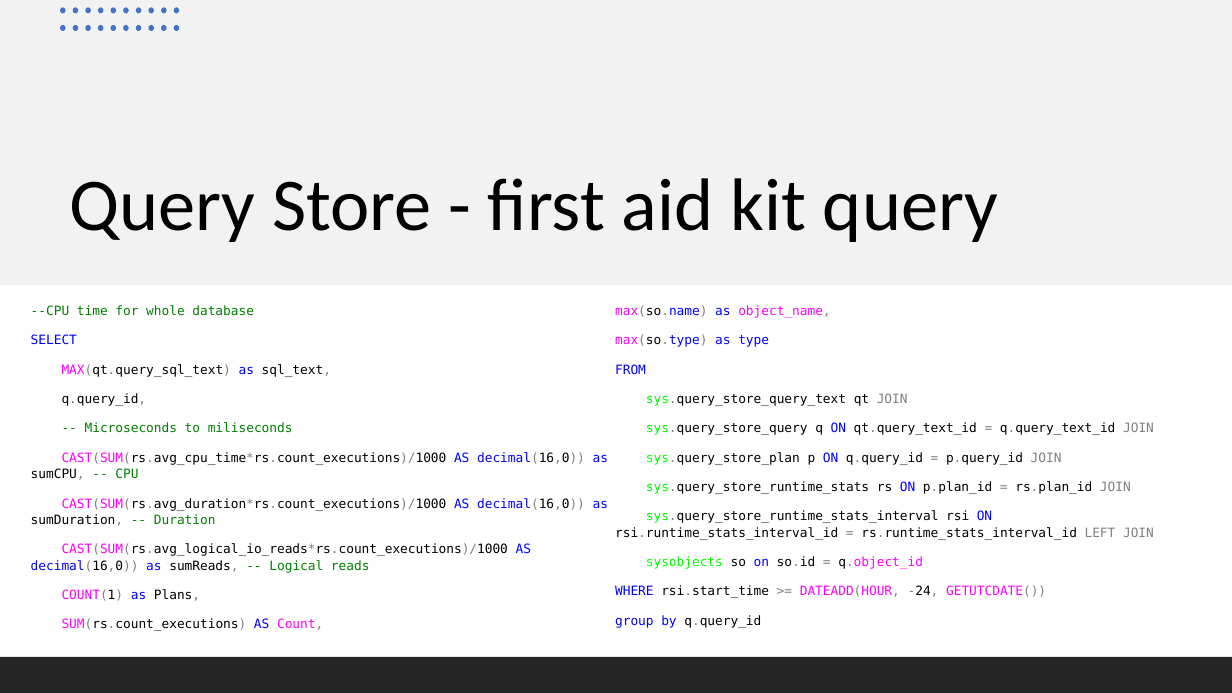
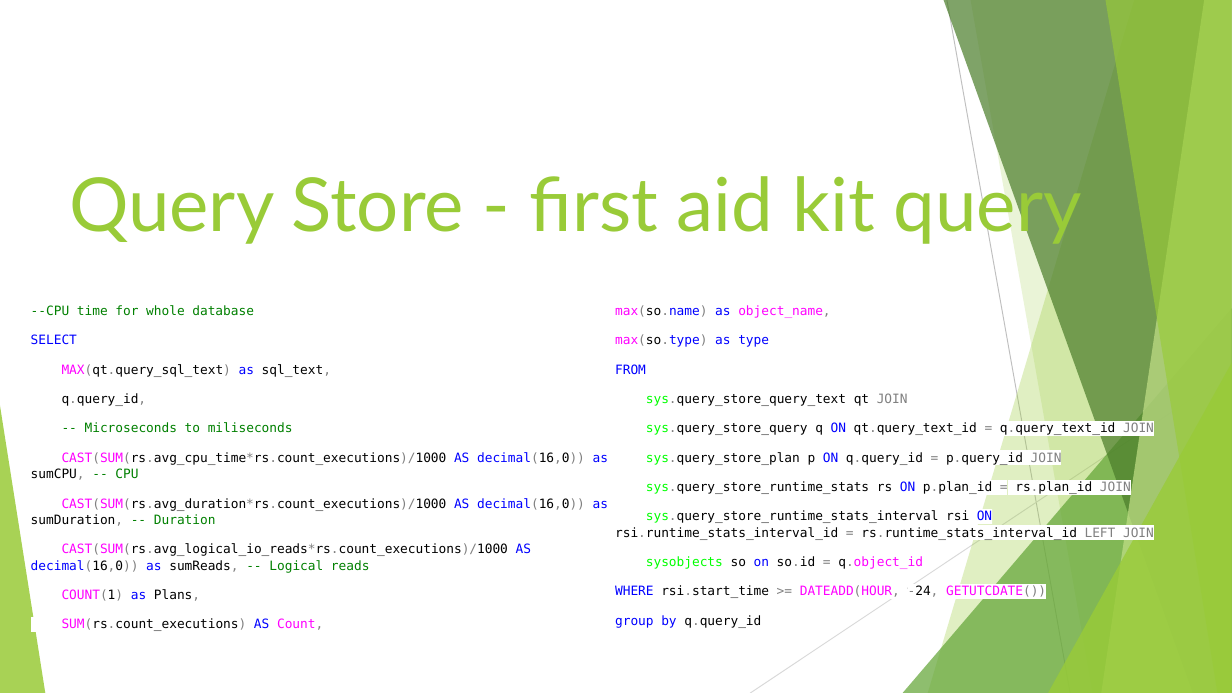
Before and after one commit to lukaszherman/datacommunity2020, a slide deck: slide 20 of MSSQL okiem DBA.pptx. Drawn at 1232x693 pixels with LibreOffice and Linux fonts; fonts in the diff are those of the drawing. Boxes give left, top, right and bottom in pixels: in the first picture for what was removed or moved away, otherwise in the second. Text is boxed around its words. In the diff, an @@ line names an element or a change of style, - is before the commit and + after.

```diff
--- a/MSSQL okiem DBA.pptx
+++ b/MSSQL okiem DBA.pptx
@@ rectangle removed at (x1=0, y1=0, x2=1232, y2=286) @@
@@ group removed at (x1=60, y1=7, x2=179, y2=30): 20 ellipses @@
@@ title "Query Store - first aid ..." at (x1=69, y1=166, x2=1082, y2=245): font Calibri to Lato, text colour #000000 to #99CB38; line spacing 0.9 to 1 @@
@@ group added at (x1=0, y1=0, x2=1232, y2=693): 5 freeform shapes, 3 triangles, 2 lines @@
@@ rectangle removed at (x1=0, y1=657, x2=1232, y2=693) @@
```
Also in this commit, not shown: 22 other slides changed, 1 slide added, 1 slide removed.
